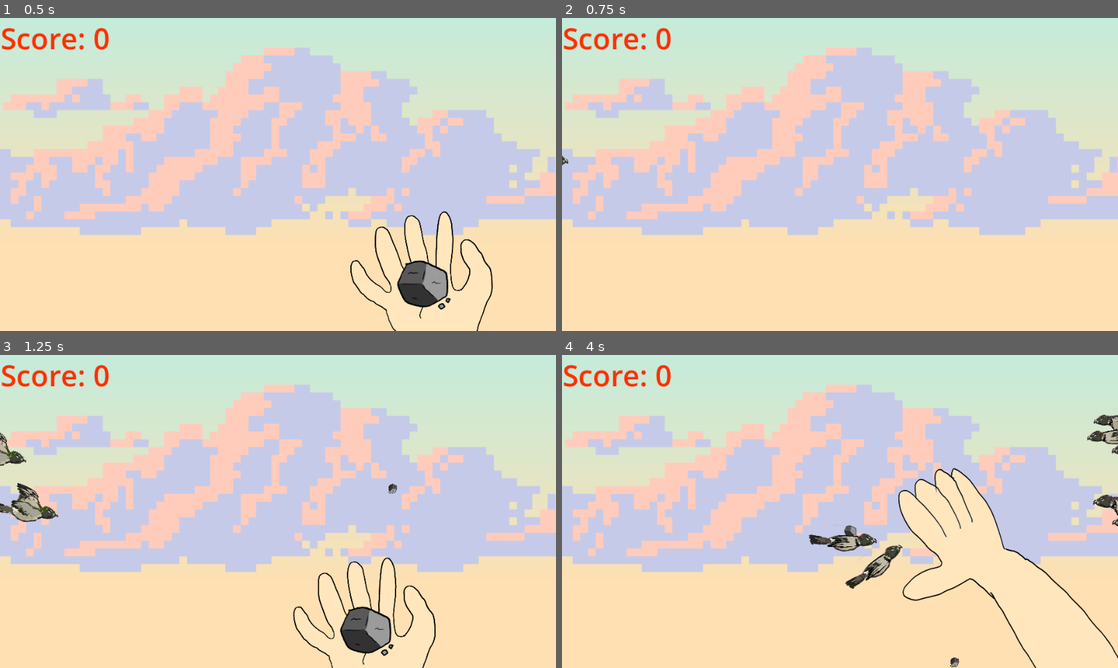
Above: before the commit, frames 1-4 (two rows, left to right).
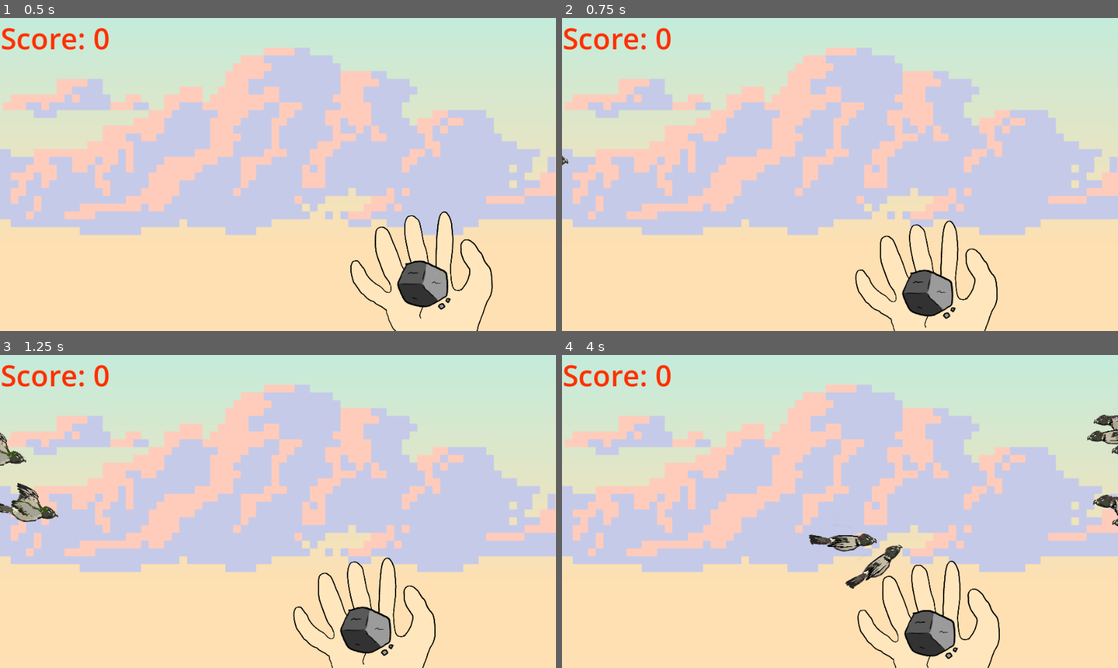
Above: after the commit, the same moments.

Repository: terebigeemu/utsjam
Game: Godot game, scene res://main.tscn
Same seed, same stepped clock (60 frames per second), same inputs: the game is played once before the commit and once after it.
Inputs (mouse positions are in pixels of both pictures, inside the frame that each line leads up to):
- Up to frame 1 (0.5 s): no input
- Up to frame 2 (0.75 s): tap Enter at 0.5 s; move the mouse to (962, 158) at 0.52 s; click (962, 158) at 0.6 s
- Up to frame 3 (1.25 s): no input
- Up to frame 4 (4 s): move the mouse to (728, 527) at 1.27 s; click (728, 527) at 1.35 s; move the mouse to (895, 442) at 2.02 s; click (895, 442) at 2.1 s; move the mouse to (812, 574) at 2.77 s; click (812, 574) at 2.85 s; move the mouse to (1006, 558) at 3.52 s; click (1006, 558) at 3.6 s

Frame 1 is identical in both runs. In frame 2, 1.8% of the frame differs, in the area x 52-79%, y 64-100%; in frame 3, less than 0.1%; in frame 4, 6.5%, in the area x 50-100%, y 36-100%.

Commit message:
ball catch

Diff:
--- a/Scripts/BirdFly.gd
+++ b/Scripts/BirdFly.gd
@@ -2,7 +2,6 @@
 
 @export var minHeight: float
 @export var maxHeight: float
-
 
 var speed: float
 
--- /dev/null
+++ b/ground_area.gd
@@ -0,0 +1,21 @@
+extends Area2D
+
+# written by adrian
+
+func _on_body_entered(body: Node2D) -> void:
+	if body is RigidBody2D:
+		print("RigidBody2D entered area: ", body.name)
+		Globals.touched_ground = true
+		body.freeze = true
+		body.linear_velocity = Vector2.ZERO
+		body.angular_velocity = 0.0
+		body.reparent(self)
+
+# Called when the node enters the scene tree for the first time.
+func _ready() -> void:
+	pass # Replace with function body.
+
+
+# Called every frame. 'delta' is the elapsed time since the previous frame.
+func _process(delta: float) -> void:
+	pass
--- a/main.tscn
+++ b/main.tscn
@@ -6,6 +6,7 @@
 [ext_resource type="Texture2D" uid="uid://chjn5o20jwbp2" path="res://Sprites/rockProjectile.png" id="4_a6jrf"]
 [ext_resource type="Texture2D" uid="uid://tik1yxuxuig0" path="res://Sprites/handThrowNew/PNGSet/PNG_0001.png" id="5_a6jrf"]
 [ext_resource type="Script" uid="uid://di7voyg60yrjm" path="res://score.gd" id="5_lquwl"]
+[ext_resource type="Script" uid="uid://ca7ani3xw6qjj" path="res://ground_area.gd" id="5_qsp4k"]
 [ext_resource type="Texture2D" uid="uid://dadlptj0be55j" path="res://Sprites/handThrowNew/PNGSet/PNG_0002.png" id="6_xuqvo"]
 [ext_resource type="Texture2D" uid="uid://bpn65n1hnonii" path="res://Sprites/handThrowNew/PNGSet/PNG_0003.png" id="7_qsp4k"]
 [ext_resource type="Texture2D" uid="uid://dj7lxn1gyksi0" path="res://Sprites/handThrowNew/PNGSet/PNG_0004.png" id="8_kq58d"]
@@ -32,7 +33,7 @@
 [sub_resource type="PhysicsMaterial" id="PhysicsMaterial_lquwl"]
 friction = 0.5
 rough = true
-bounce = 0.5
+bounce = 1.0
 
 [sub_resource type="CircleShape2D" id="CircleShape2D_u8bke"]
 radius = 21.204441
@@ -41,6 +42,9 @@
 
 [sub_resource type="RectangleShape2D" id="RectangleShape2D_w7tit"]
 size = Vector2(973.5, 32)
+
+[sub_resource type="RectangleShape2D" id="RectangleShape2D_u8bke"]
+size = Vector2(92.310104, 1.5020142)
 
 [sub_resource type="PhysicsMaterial" id="PhysicsMaterial_5vw27"]
 friction = 0.75
@@ -139,7 +143,7 @@
 script = ExtResource("3_xuqvo")
 
 [node name="Ball" type="RigidBody2D" parent="." unique_id=1336735528]
-position = Vector2(483, -38)
+position = Vector2(483, -44.000004)
 scale = Vector2(0.37760296, 0.37760296)
 physics_material_override = SubResource("PhysicsMaterial_lquwl")
 contact_monitor = true
@@ -169,8 +173,17 @@
 scale = Vector2(1.0800074, 1)
 shape = SubResource("RectangleShape2D_w7tit")
 
+[node name="GroundDetector" type="Area2D" parent="GroundArea" unique_id=563627552]
+position = Vector2(3, 0)
+script = ExtResource("5_qsp4k")
+
+[node name="CollisionShape2D" type="CollisionShape2D" parent="GroundArea/GroundDetector" unique_id=1670195187]
+position = Vector2(480.00003, 528)
+scale = Vector2(10.421394, 4.6603837)
+shape = SubResource("RectangleShape2D_u8bke")
+
 [node name="CelingArea" type="Area2D" parent="." unique_id=1181956362]
-position = Vector2(-53, -562)
+position = Vector2(-52.999996, -577.00006)
 scale = Vector2(1.1369987, 0.9965369)
 
 [node name="CeilingStaticBody" type="StaticBody2D" parent="CelingArea" unique_id=361955306]
@@ -237,5 +250,6 @@
 sprite_frames = SubResource("SpriteFrames_w7tit")
 
 [connection signal="body_entered" from="Ball" to="Ball" method="_on_body_entered"]
+[connection signal="body_entered" from="GroundArea/GroundDetector" to="GroundArea/GroundDetector" method="_on_body_entered"]
 [connection signal="timeout" from="SpawnTimer" to="." method="_on_spawn_timer_timeout"]
 [connection signal="animation_finished" from="PersonParallax/Hand" to="PersonParallax/Hand" method="_on_animation_finished"]
--- a/scripts/ball.gd
+++ b/scripts/ball.gd
@@ -20,8 +20,9 @@
 	#var shoot_dir := global_position.direction_to(get_global_mouse_position())
 
 	if Input.is_action_just_pressed("launch") and Globals.in_motion == false:
-		target_pos = get_global_mouse_position()
+		target_pos = Vector2(get_global_mouse_position().x, 5)
 		print(target_pos)
+		Globals.touched_ground = false
 		Globals.throw_in_progress.emit(true)
 		#apply_central_impulse(shoot_dir * jump_impulse)
 
--- a/scripts/globals.gd
+++ b/scripts/globals.gd
@@ -10,4 +10,6 @@
 var in_motion: bool = false
 var in_throw: bool = false
 
+var touched_ground: bool = false
+
 var multiplier: int = 0
Not shown, added: ground_area.gd.uid
